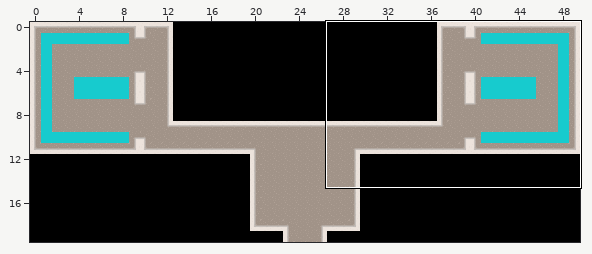
Level history. Tiled map: assets/Maps/comp-sci-map.tmx. The first picture is a wide view before the edit; the outline marks the close-up.
Close-up. Before the commit:
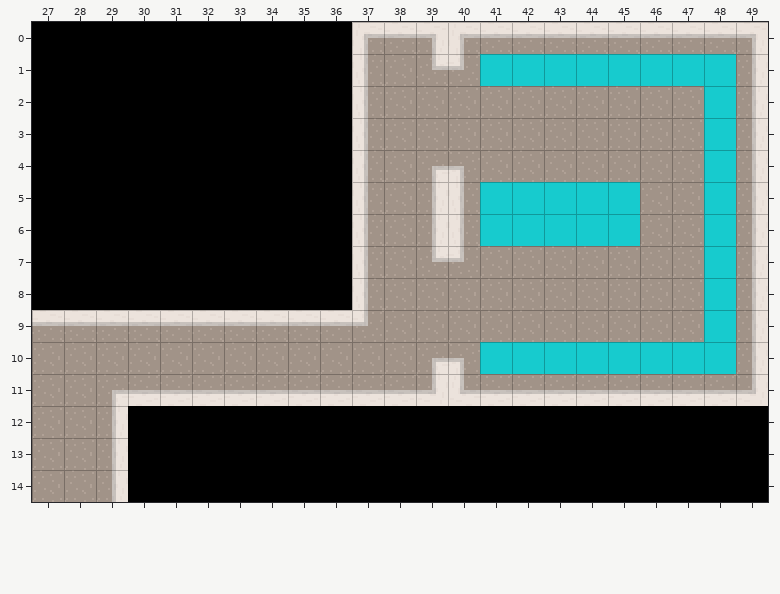
Cells are 16x16 px. Shown: x 27..49, y 0..14. The commit also changed other parts of the map, which this record leaves out.
After:
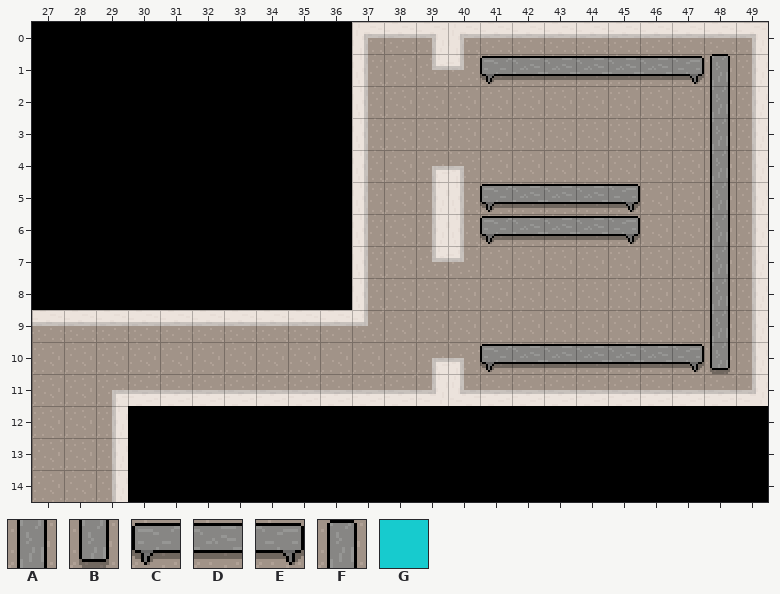
Key: from "Tileset 3": A 46, B 47, C 67, D 68, E 69, F 70; from "Tileset-2-New-2": G 11.
_ is an empty cell.
Changes in this commit:
Layer "Tile Layer 2":
y 1: x 41..48 GGGGGGGG -> CDDDDDEF
y 2..4: x 48 G -> A
y 5..6: x 41..45 GGGGG -> CDDDE; x 48 G -> A
y 7..9: x 48 G -> A
y 10: x 41..48 GGGGGGGG -> CDDDDDEB
Boxes around the changes in both close-ups, in picture pixels (x1, y1, x2, y2):
changed: (480, 54, 736, 374)
